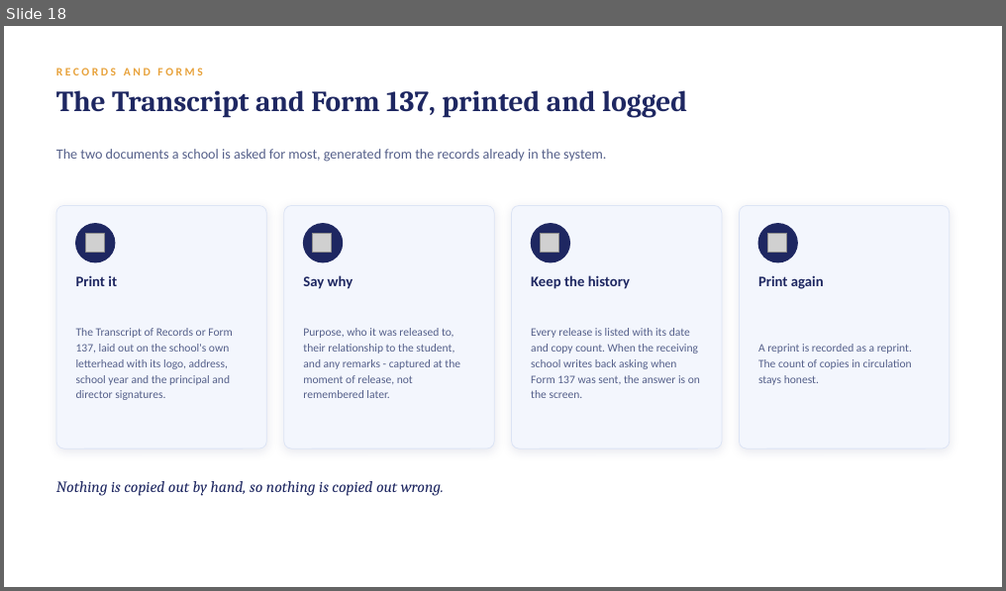
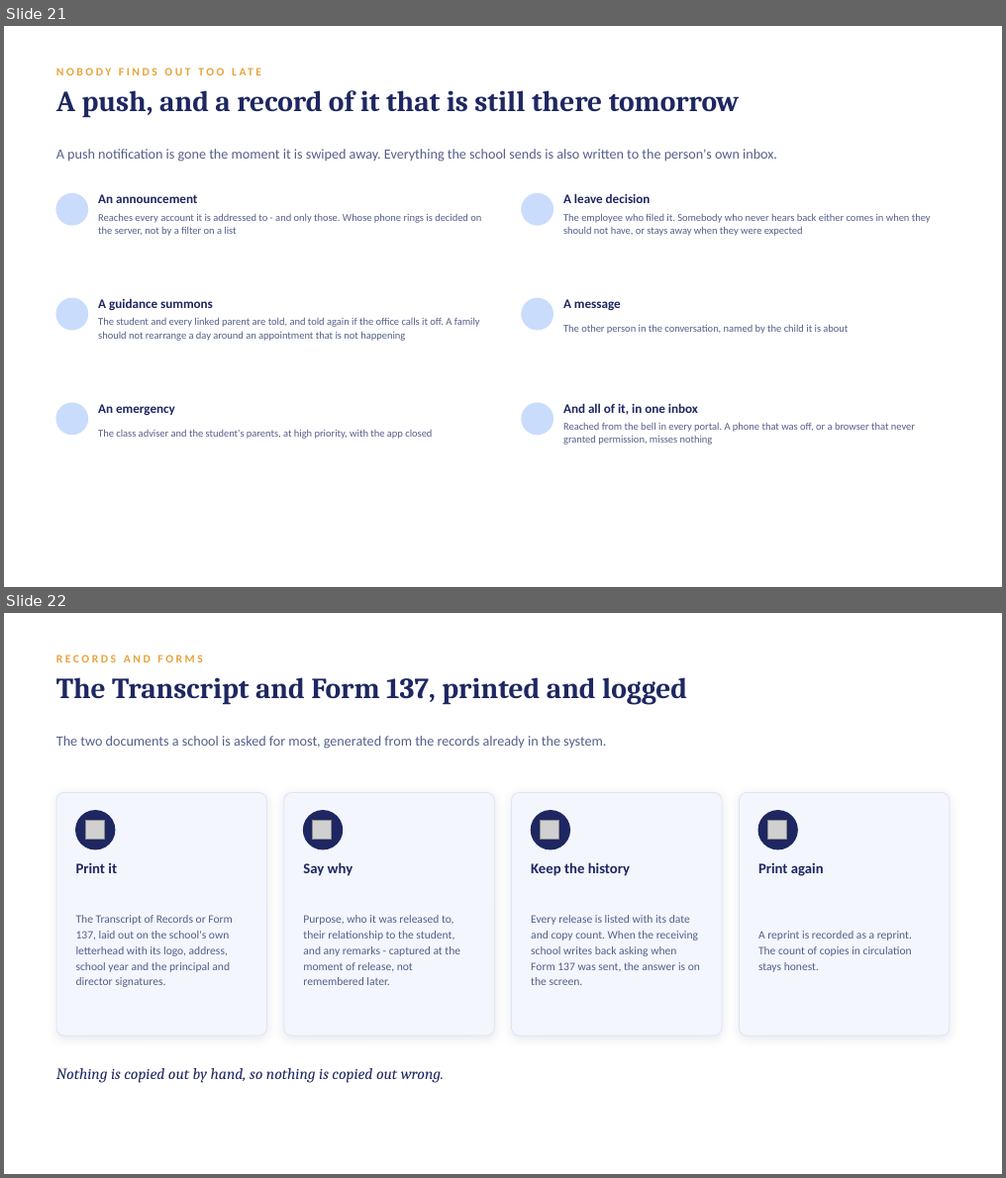
Before and after one commit to jcem0615-rgb/School-saas, a slide deck: marketing/LogicClass-Demo.pptx. Shown one above the other, each under a label of ours: slide 18 before the commit, slides 21 and 22 after it. The pictures are 1006x591 and 1006x1178 pixels, drawn with LibreOffice and Linux fonts; fonts in the diff are those of the drawing; grey boxes stand for pictures; background and template pictures are left out. Boxes give left, top, right and bottom in pixels: in the first picture for what was removed or moved away, otherwise in the second. Text is boxed around its words. In the diff, an @@ line names an element or a change of style, - is before the commit and + after.

```diff
--- a/marketing/LogicClass-Demo.pptx
+++ b/marketing/LogicClass-Demo.pptx
@@ slide 21 added at (4, 26, 1002, 587), background #FFFFFF @@
@@ text added at (56, 62, 949, 81), 11 pt, text #E8A33D, bold @@
+NOBODY FINDS OUT TOO LATE
@@ text added at (56, 90, 740, 118), 28 pt, text #1E2761, bold @@
+A push, and a record of it that is still there tomorrow
@@ text added at (56, 149, 777, 162), 13.5 pt, text #55608A @@
+A push notification is gone the moment it is swiped away. Everything the school sends is also written to the person's own inbox.
@@ ellipse added at (56, 193, 88, 225), fill #CADCFC, outline #CADCFC 1 pt @@
@@ text added at (98, 194, 197, 203), 12.5 pt, text #1E2761, bold @@
+An announcement
@@ ellipse added at (522, 193, 553, 225), fill #CADCFC, outline #CADCFC 1 pt @@
@@ text added at (563, 193, 650, 203), 12.5 pt, text #1E2761, bold @@
+A leave decision
@@ text added at (98, 213, 481, 236), 10 pt, text #55608A @@
+Reaches every account it is addressed to - and only those. Whose phone rings is decided on the server, not by a filter on a list
@@ text added at (563, 213, 931, 236), 10 pt, text #55608A @@
+The employee who filed it. Somebody who never hears back either comes in when they should not have, or stays away when they were expected
@@ ellipse added at (56, 298, 88, 330), fill #CADCFC, outline #CADCFC 1 pt @@
@@ text added at (98, 298, 213, 310), 12.5 pt, text #1E2761, bold @@
+A guidance summons
@@ text added at (98, 317, 480, 341), 10 pt, text #55608A @@
+The student and every linked parent are told, and told again if the office calls it off. A family should not rearrange a day around an appointment that is not happening
@@ ellipse added at (522, 298, 553, 330), fill #CADCFC, outline #CADCFC 1 pt @@
@@ text added at (563, 299, 621, 310), 12.5 pt, text #1E2761, bold @@
+A message
@@ text added at (563, 324, 847, 334), 10 pt, text #55608A @@
+The other person in the conversation, named by the child it is about
@@ ellipse added at (56, 403, 88, 435), fill #CADCFC, outline #CADCFC 1 pt @@
@@ text added at (98, 404, 175, 415), 12.5 pt, text #1E2761, bold @@
+An emergency
@@ ellipse added at (522, 403, 553, 435), fill #CADCFC, outline #CADCFC 1 pt @@
@@ text added at (563, 403, 698, 415), 12.5 pt, text #1E2761, bold @@
+And all of it, in one inbox
@@ text added at (98, 429, 432, 439), 10 pt, text #55608A @@
+The class adviser and the student's parents, at high priority, with the app closed
@@ text added at (563, 422, 915, 445), 10 pt, text #55608A @@
+Reached from the bell in every portal. A phone that was off, or a browser that never granted permission, misses nothing
@@ what was slide 18 is now slide 22 @@
```
Also in this commit, not shown: 3 other slides added, 5 other files.
